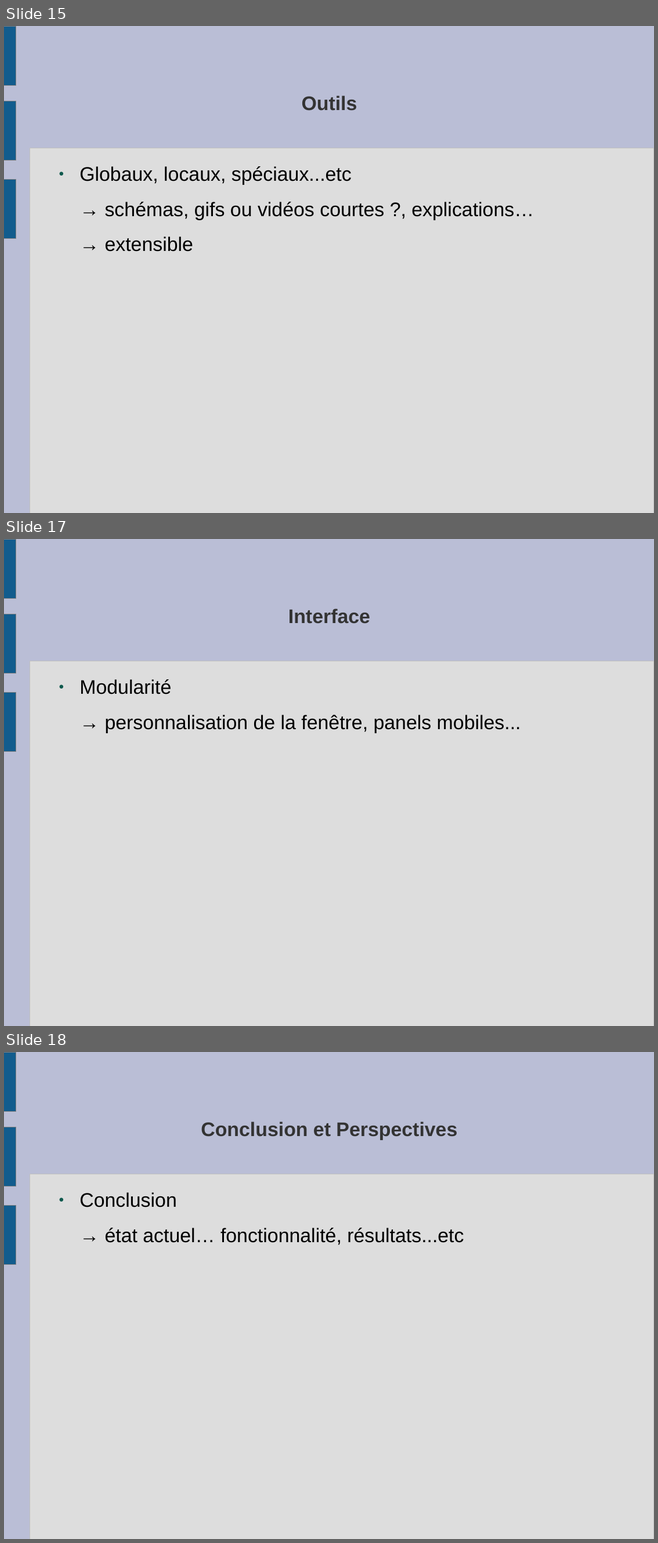
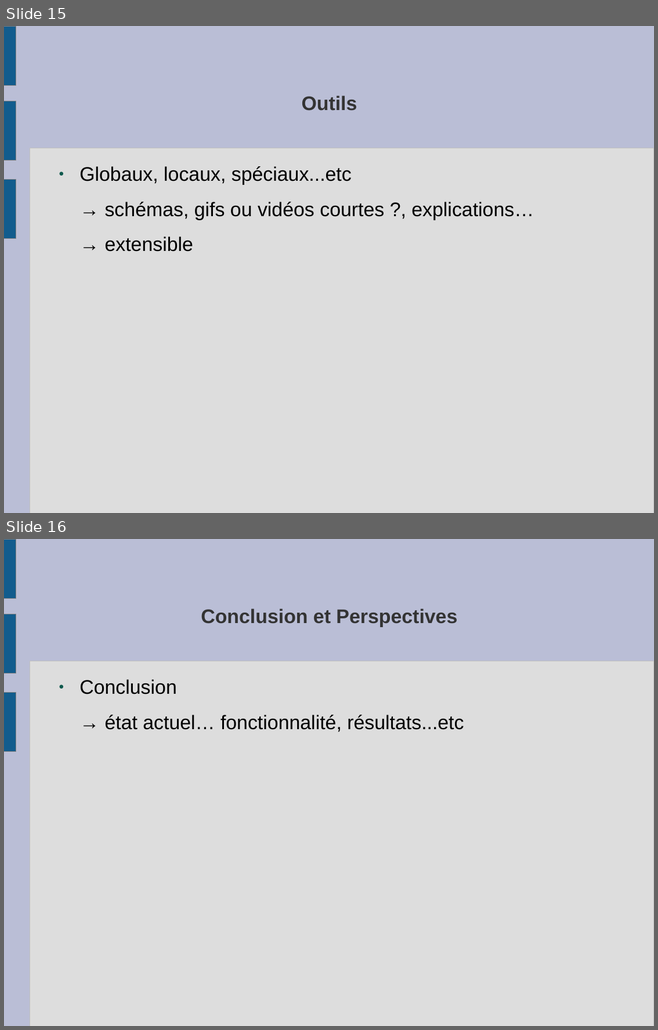
Before and after one commit to slvrgauthier/OpenSculpt, a slide deck: Documentation/Soutenance.odp. Shown one above the other, each under a label of ours: slides 15, 17 and 18 before the commit, slides 15 and 16 after it; the slides between them are not shown. The pictures are 658x1543 and 658x1030 pixels, drawn with LibreOffice and Linux fonts; fonts in the diff are those of the drawing. Boxes give left, top, right and bottom in pixels: in the first picture for what was removed or moved away, otherwise in the second. Text is boxed around its words. In the diff, an @@ line names an element or a change of style, - is before the commit and + after.

```diff
--- a/Documentation/Soutenance.odp
+++ b/Documentation/Soutenance.odp
@@ slide 17 removed at [4, 539, 654, 1026], background #BABED6; not listed: 4 template elements that a slide beside it also shows @@
@@ title removed at [288, 609, 370, 624] @@
-Interface
@@ text removed at [79, 679, 521, 733] @@
-● Modularité
-→ personnalisation de la fenêtre, panels mobiles...
@@ what was slide 18 is now slide 16 @@
```
Also in this commit, not shown: 1 other slide removed, 1 other file.
